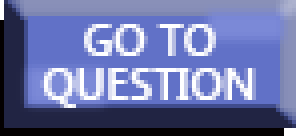
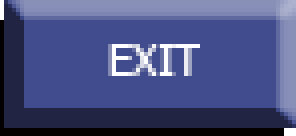
Layers edited between the first and the second 296x136 image:
renamed "组 2 拷贝 3" to "GO TO QUESTION 高亮", hid the group it (5 layers) over (x1=20, y1=8, x2=288, y2=112)
renamed "RETURN 拷贝" to "GO TO QUESTION", painted on it over (x1=40, y1=24, x2=256, y2=108)
added group "EXIT 正常" with 2 layers above "背景" over (x1=20, y1=8, x2=288, y2=112)
added layer "EXIT" (2nd of 2, in "EXIT 正常") in group "EXIT 正常" over (x1=108, y1=44, x2=200, y2=76)
added layer "矩形 1" (5th of 5, in "EXIT 正常") in group "EXIT 正常" over (x1=20, y1=8, x2=288, y2=112)
